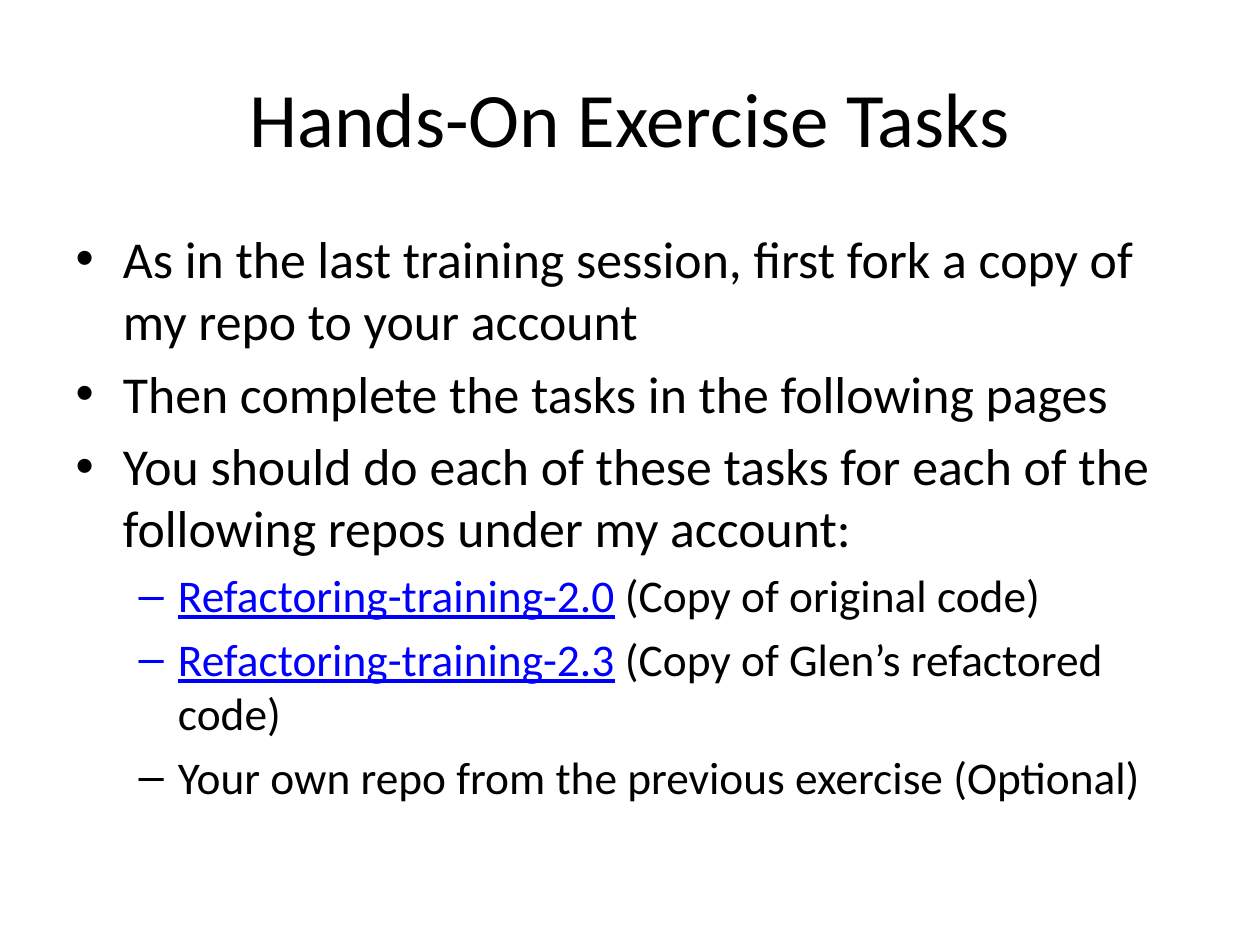
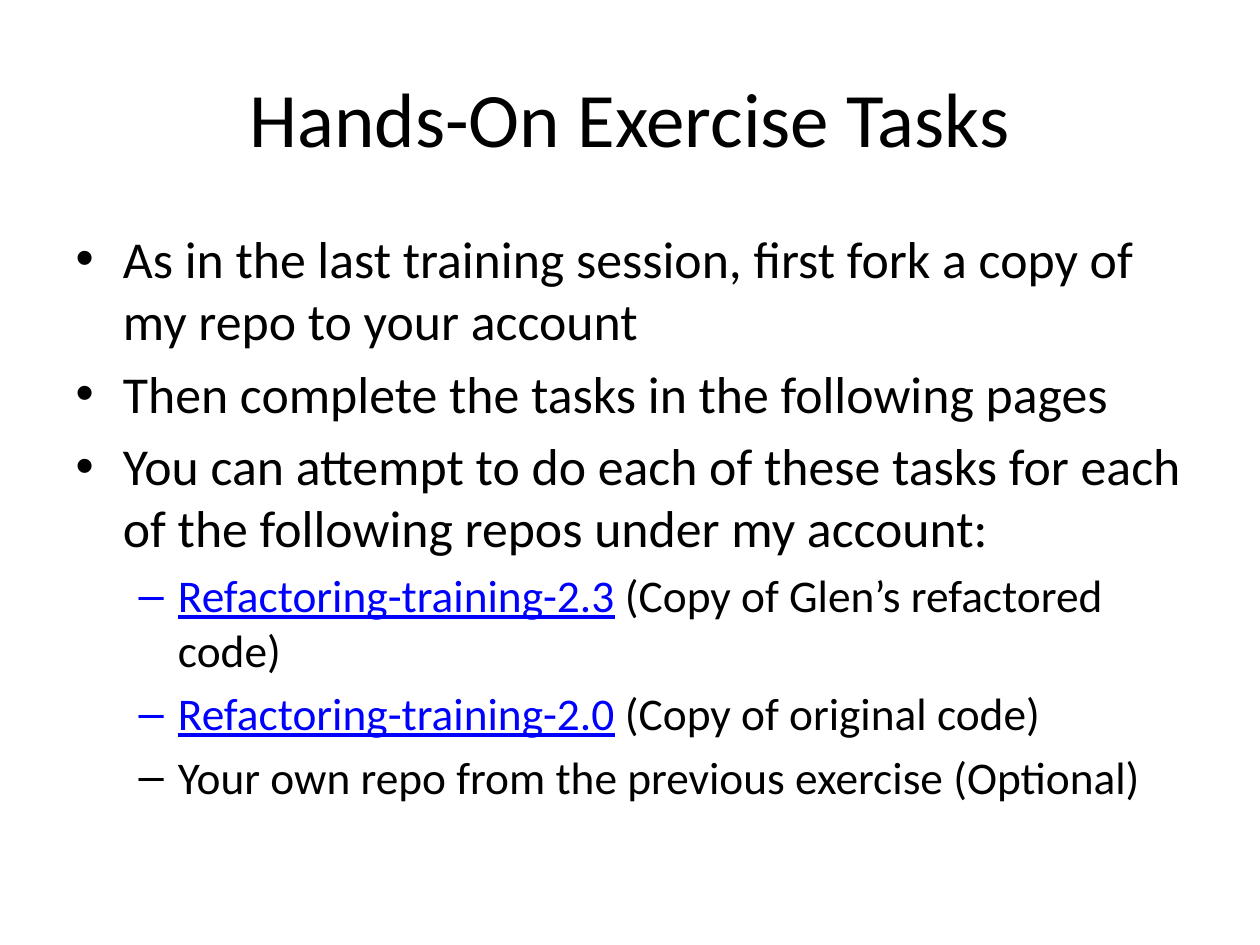
Before and after one commit to bkraitberg/refactoring-training-2.0, a slide deck: slide 28 of Docs/Refactoring-2.0.pptx. Drawn at 1260x945 pixels with LibreOffice and Linux fonts; fonts in the diff are those of the drawing. Boxes give left, top, right and bottom in pixels: in the first picture for what was removed or moved away, otherwise in the second. Text is boxed around its words. In the diff, an @@ line names an element or a change of style, - is before the commit and + after.

```diff
--- a/Docs/Refactoring-2.0.pptx
+++ b/Docs/Refactoring-2.0.pptx
@@ text at (x1=123, y1=449, x2=1181, y2=673): text changed @@
-• You should do each of these tasks for each of the following repos under my account:
+• You can attempt to do each of these tasks for each of the following repos under my account:
+  – Refactoring-training-2.3 (Copy of Glen’s refactored code)
@@ text at (x1=178, y1=643, x2=1102, y2=736): paragraph removed @@
-  – Refactoring-training-2.3 (Copy of Glen’s refactored code)
```
Also in this commit, not shown: 2 other slides changed.
